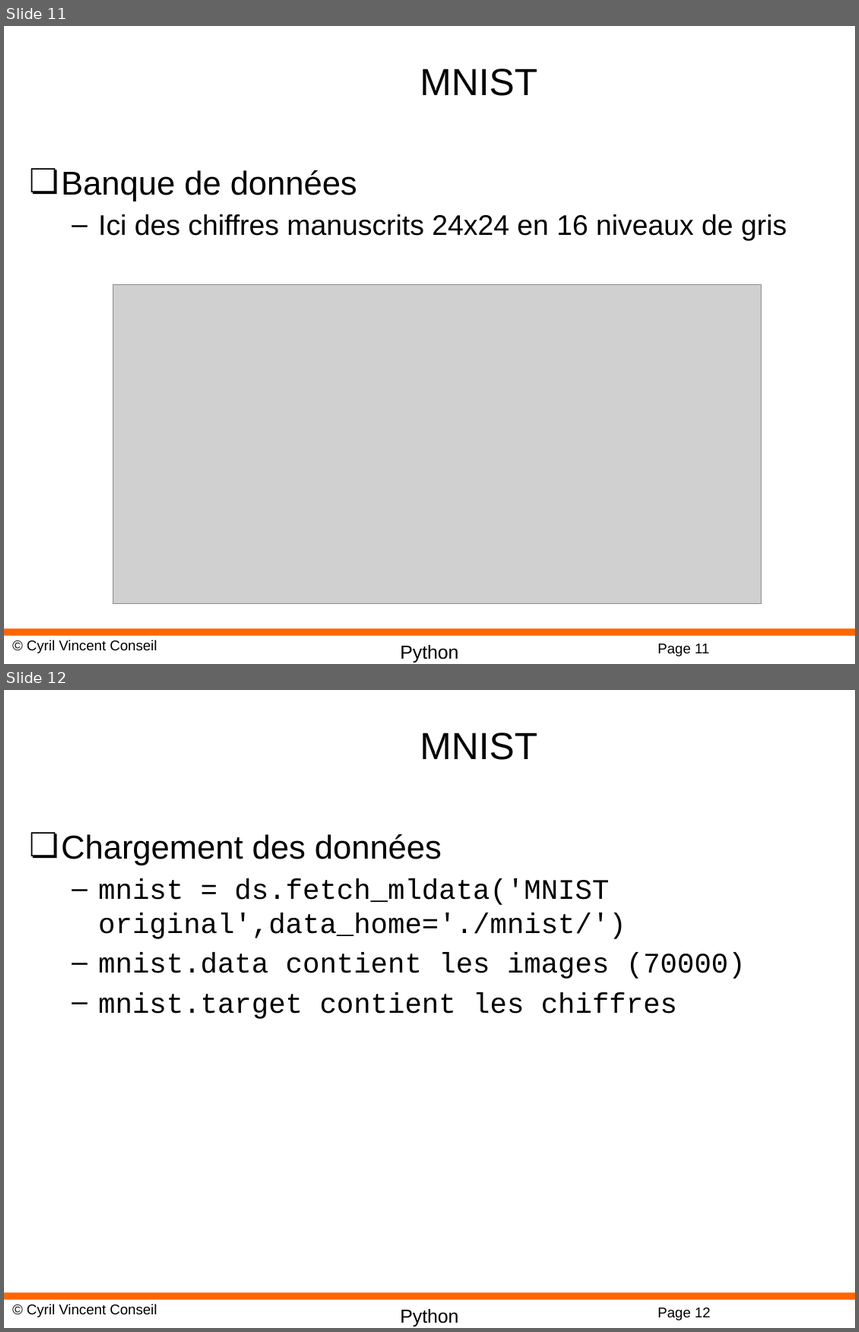
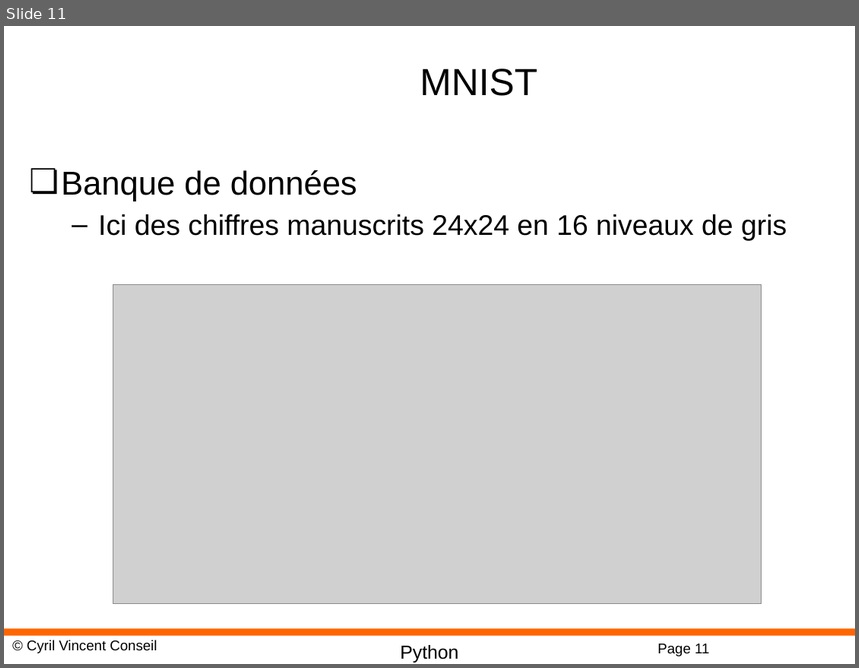
Before and after one commit to cyrilvincent/math, a slide deck: ppt/PythonMath11-Pandas.pptx. Shown one above the other, each under a label of ours: slides 11 and 12 before the commit, slide 11 after it. The pictures are 859x1332 and 859x668 pixels, drawn with LibreOffice and Linux fonts; fonts in the diff are those of the drawing; grey boxes stand for pictures; background and template pictures are left out. Boxes give left, top, right and bottom in pixels: in the first picture for what was removed or moved away, otherwise in the second. Text is boxed around its words. In the diff, an @@ line names an element or a change of style, - is before the commit and + after.

```diff
--- a/ppt/PythonMath11-Pandas.pptx
+++ b/ppt/PythonMath11-Pandas.pptx
@@ slide 12 removed at [4,690,855,1328], background #FFFFFF; not listed: 4 template elements that a slide beside it also shows @@
@@ title removed at [420,733,538,760] @@
-MNIST
@@ text removed at [61,834,746,1019] @@
-❏ Chargement des données
-  – mnist = ds.fetch_mldata('MNIST original',data_home='./mnist/')
-  – mnist.data contient les images (70000)
-  – mnist.target contient les chiffres
```
Also in this commit, not shown: 2 slides changed, 5 other files.
